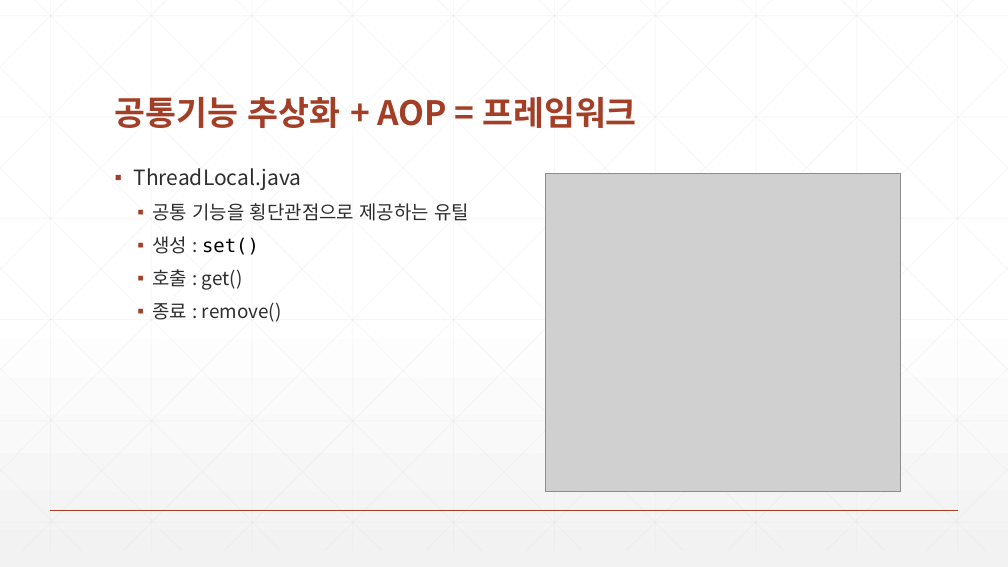
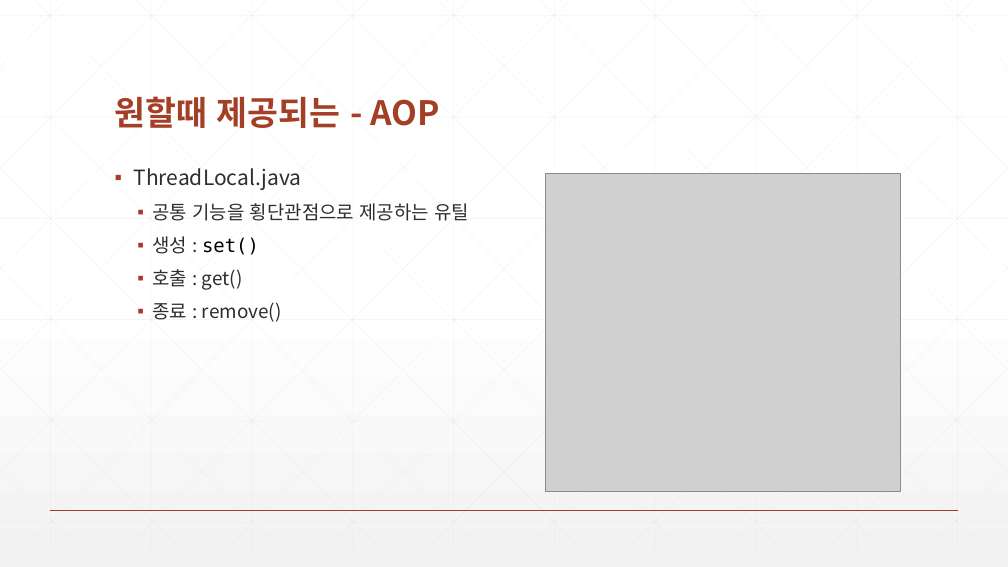
Before and after one commit to zeroshift01/code5, a slide deck: slide 6 of inflearn02/doc/교재.pptx (slide 5 before the commit). Drawn at 1008x567 pixels with LibreOffice and Linux fonts; fonts in the diff are those of the drawing; grey boxes stand for pictures. Boxes give left, top, right and bottom in pixels: in the first picture for what was removed or moved away, otherwise in the second. Text is boxed around its words. In the diff, an @@ line names an element or a change of style, - is before the commit and + after.

```diff
--- a/inflearn02/doc/교재.pptx
+++ b/inflearn02/doc/교재.pptx
@@ title at (115, 96, 439, 128): text changed @@
-공통기능 추상화 + AOP = 프레임워크
+원할때 제공되는 - AOP
```
Also in this commit, not shown: 4 other slides changed, 2 slides added, 1 slide removed.
